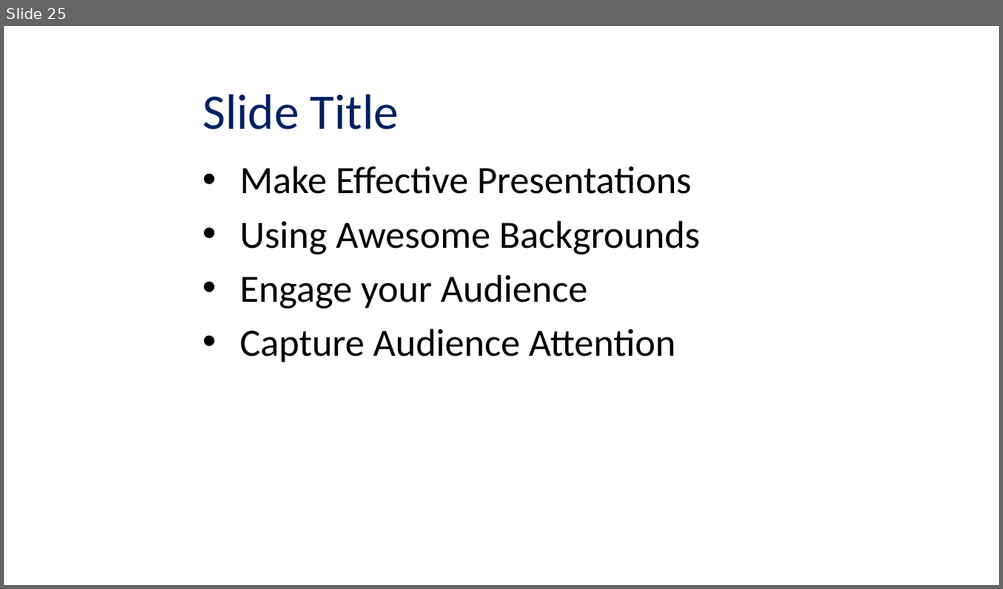
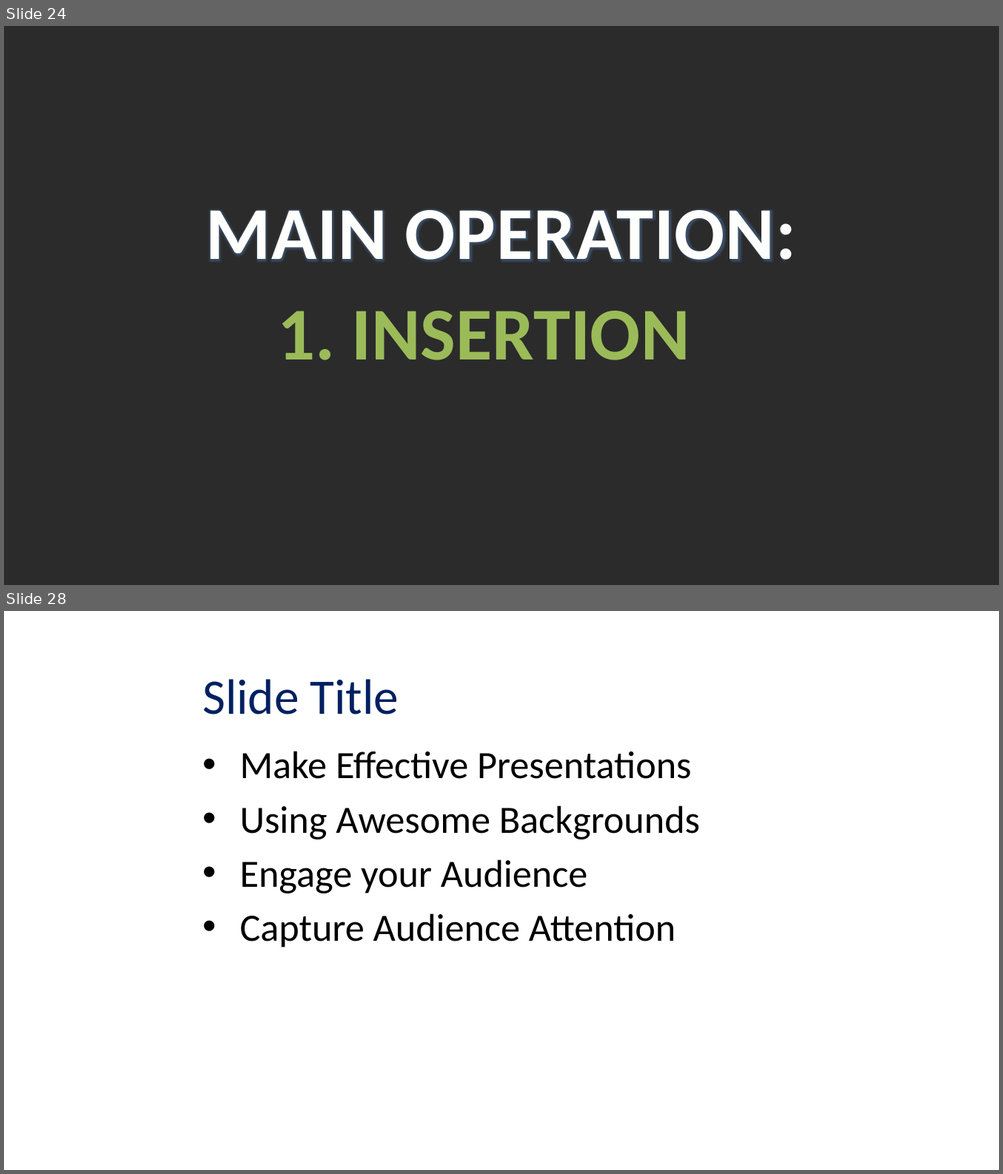
Before and after one commit to viettungvuong/Seminar, a slide deck: Seminar.pptx. Shown one above the other, each under a label of ours: slide 25 before the commit, slides 24 and 28 after it; the slides between them are not shown. The pictures are 1003x589 and 1003x1174 pixels, drawn with LibreOffice and Linux fonts; fonts in the diff are those of the drawing; background and template pictures are left out; a plain dark background stands for a picture behind light text. Boxes give left, top, right and bottom in pixels: in the first picture for what was removed or moved away, otherwise in the second. Text is boxed around its words. In the diff, an @@ line names an element or a change of style, - is before the commit and + after.

```diff
--- a/Seminar.pptx
+++ b/Seminar.pptx
@@ slide 24 added at (x1=4, y1=26, x2=999, y2=585), background picture (left out) @@
@@ text added at (x1=206, y1=210, x2=796, y2=261), 54 pt, text #FEFEFE, bold @@
+MAIN OPERATION:
@@ text added at (x1=277, y1=311, x2=690, y2=360), 54 pt, text #9BBB59, bold @@
+1. INSERTION
@@ what was slide 25 is now slide 28 @@
```
Also in this commit, not shown: 5 other slides added, 3 slides removed, 1 other file.
